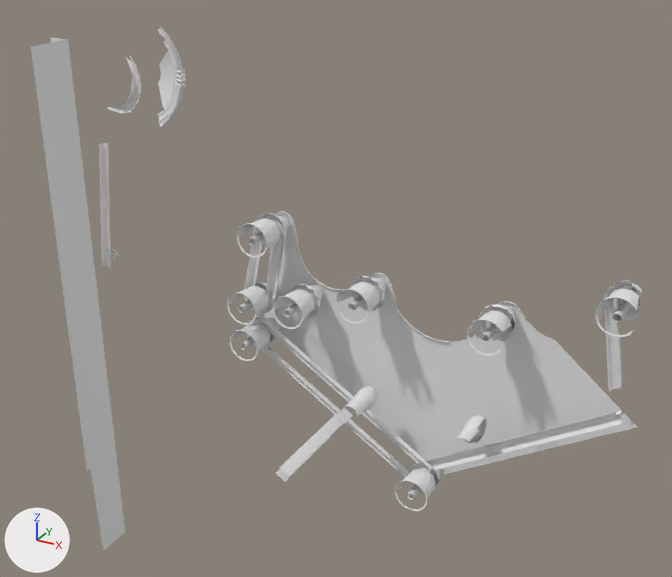
An edit to the OBJ model RoyalFlush_1957/gameitems/Primitive.LM_GI_LGL_Parts.obj, drawn before and after from the same camera.
One viewpoint serves both versions: a camera (50 mm lens) standing at (241.0, -656.0, 387.0) and looking at (-148.0, 52.0, 32.0). The lights are fixed; the arrows at lower left show +X, +Y and +Z. Where no turn or scale is listed for an object, it has been applied to the vertices. Vertices at the same position are counted once.

Names of what the first picture shows: 'LM_GI_LGL_Parts'.
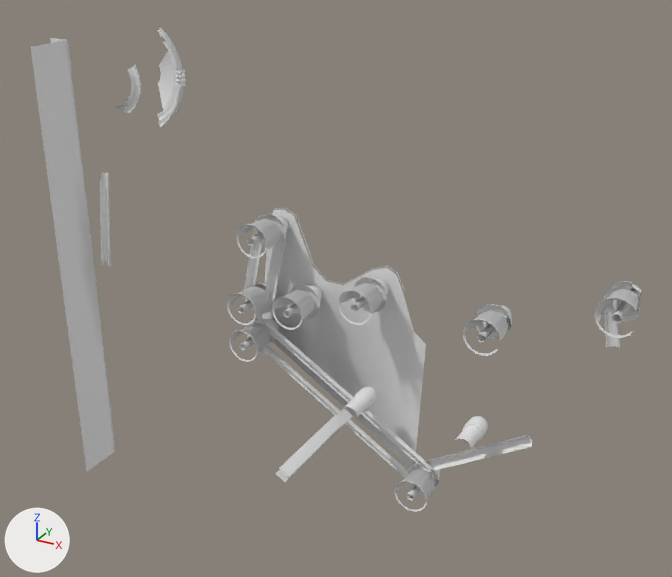
Boxes [x1, y1, x2, y2] around the edits, measured in the pictures (672 x 577 px; the box of a moved part takes in the faces that stretch with it):
```json
{"object": "LM_GI_LGL_Parts", "change": "reshaped", "before": [31, 26, 642, 551], "after": [31, 27, 641, 512], "on screen": "8% shorter"}
{"part": 1, "of": "me_lm_gi_lgl_parts", "change": "rebuilt", "before": [264, 211, 637, 475], "after": [262, 208, 426, 467], "on screen": "56% narrower"}
{"part": 2, "of": "me_lm_gi_lgl_parts", "change": "rebuilt", "before": [99, 143, 111, 271], "after": [100, 172, 111, 268], "on screen": "8% narrower, 25% shorter"}
{"part": 3, "of": "me_lm_gi_lgl_parts", "change": "added", "after": [338, 283, 381, 325]}
{"part": 4, "of": "me_lm_gi_lgl_parts", "change": "added", "after": [462, 310, 508, 356]}
{"part": 5, "of": "me_lm_gi_lgl_parts", "change": "deleted", "before": [111, 250, 119, 261]}
{"part": 6, "of": "me_lm_gi_lgl_parts", "change": "moved or reshaped", "before": [227, 216, 642, 500], "after": [227, 216, 641, 502]}
{"part": 7, "of": "me_lm_gi_lgl_parts", "change": "moved or reshaped", "before": [107, 56, 181, 113], "after": [115, 65, 182, 113]}
{"part": 8, "of": "me_lm_gi_lgl_parts", "change": "cut back", "before": [77, 362, 125, 551], "after": [77, 362, 116, 472]}
```

Scene script edits in JSON lines:
```json
{"block": "me_lm_gi_lgl_parts", "where": "# used by ob_lm_gi_lgl_parts; location = (0.0, 0.0, 0.0)"}
{"op": "remove", "block": "me_lm_gi_lgl_parts", "code": "me_lm_gi_lgl_parts.from_pydata(...)  # 5099 vertices, 7577 faces; spans x -476.0..140.0, y -89.0..87.0, z -362.0..257.0"}
{"op": "add", "block": "me_lm_gi_lgl_parts", "code": "me_lm_gi_lgl_parts.from_pydata(...)  # 5324 vertices, 7997 faces; spans x -476.0..134.0, y -89.0..87.0, z -242.0..257.0"}
{"block": "me_lm_gi_lgl_parts", "change": "me_lm_gi_lgl_parts part 1: the loose piece of 481 vertices spanning x -232.0..140.0, y 52.0..54.0, z -142.0..99.0 is rebuilt with 47 vertices and now spans x -233.0..-54.0, y 51.0..54.0, z -143.0..103.0"}
{"block": "me_lm_gi_lgl_parts", "change": "me_lm_gi_lgl_parts part 2: the loose piece of 28 vertices spanning x -419.0..-394.0, y 28.0..33.0, z 7.0..147.0 is rebuilt with 78 vertices and now spans x -419.0..-397.0, y 28.0..33.0, z 10.0..115.0"}
{"block": "me_lm_gi_lgl_parts", "change": "me_lm_gi_lgl_parts part 3: a new loose piece of 91 vertices spanning x -116.0..-84.0, y -3.0..30.0, z 29.0..61.0"}
{"block": "me_lm_gi_lgl_parts", "change": "me_lm_gi_lgl_parts part 4: a new loose piece of 89 vertices spanning x 1.0..33.0, y -3.0..30.0, z 28.0..61.0"}
{"block": "me_lm_gi_lgl_parts", "change": "me_lm_gi_lgl_parts part 5: the loose piece of 48 vertices spanning x -431.0..-418.0, y 53.0..58.0, z 7.0..19.0 is deleted"}
{"block": "me_lm_gi_lgl_parts", "change": "me_lm_gi_lgl_parts part 6: 228 vertices moved from x -227.0..126.0, y -5.0..54.0, z -136.0..96.0 to x -227.0..123.0, y -5.0..53.0, z -136.0..96.0; 1843 vertices removed from x -237.0..133.0, y -89.0..58.0, z -147.0..104.0; 2323 vertices added at x -238.0..133.0, y -89.0..53.0, z -146.0..103.0"}
{"block": "me_lm_gi_lgl_parts", "change": "me_lm_gi_lgl_parts part 7: 1 vertex moved from x -341.0, y 78.0, z 202.0 to x -341.0, y 78.0, z 204.0; 49 vertices removed from x -398.0..-335.0, y 30.0..79.0, z 176.0..234.0; 59 vertices added at x -385.0..-335.0, y 33.0..79.0, z 177.0..226.0"}
{"block": "me_lm_gi_lgl_parts", "change": "me_lm_gi_lgl_parts part 8: 22 vertices removed from x -473.0..-446.0, y 4.0..47.0, z -362.0..-241.0; 9 vertices added at x -473.0..-447.0, y 3.0..47.0, z -242.0"}
```
